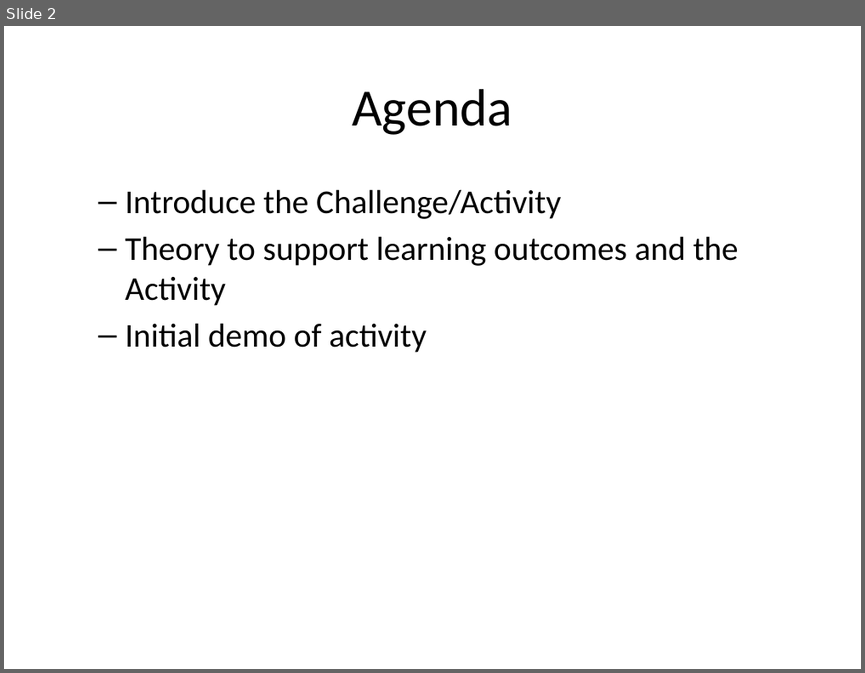
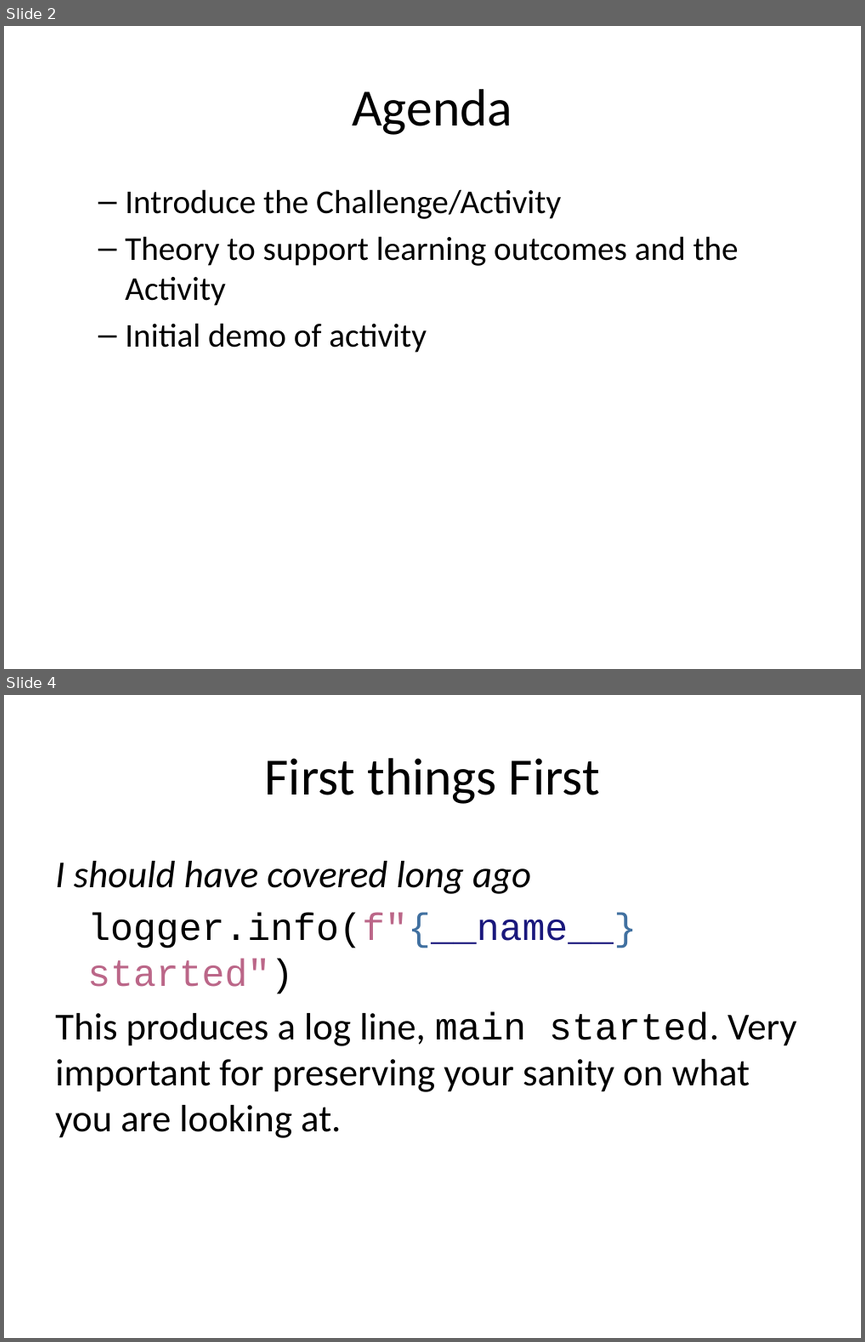
Before and after one commit to rhildred/INFO8985, a slide deck: microservice_analysis/slides.pptx. Shown one above the other, each under a label of ours: slide 2 before the commit, slides 2 and 4 after it; the slides between them are not shown. The pictures are 865x673 and 865x1342 pixels, drawn with LibreOffice and Linux fonts; fonts in the diff are those of the drawing. Boxes give left, top, right and bottom in pixels: in the first picture for what was removed or moved away, otherwise in the second. Text is boxed around its words. In the diff, an @@ line names an element or a change of style, - is before the commit and + after.

```diff
--- a/microservice_analysis/slides.pptx
+++ b/microservice_analysis/slides.pptx
@@ slide 4 added at <box>4,695,861,1338</box>, background #FFFFFF @@
@@ title added at <box>265,758,600,804</box>, 44 pt, text #000000 @@
+First things First
@@ text added at <box>55,861,797,1138</box>, 32 pt, text #000000 @@
+I should have covered long ago
+logger.info(f"{__name__} started")
+This produces a log line, main started. Very important for preserving your sanity on what you are looking at.
```
Also in this commit, not shown: 9 other slides added, 11 other files.
